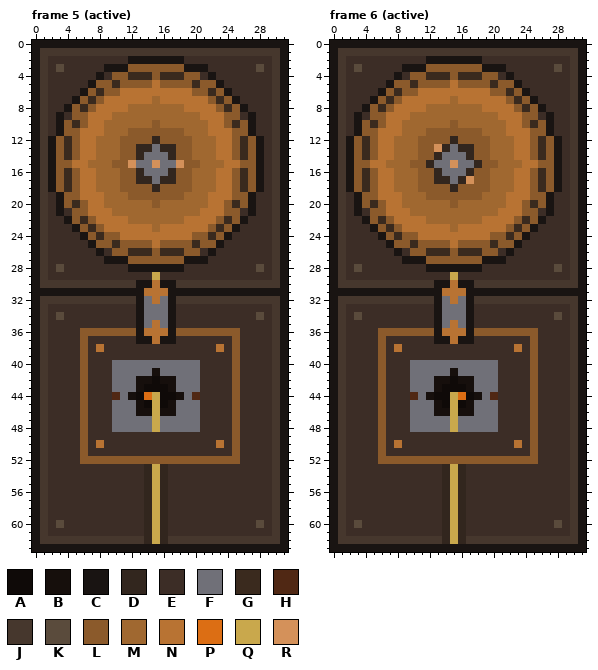
Edited in one commit: pixel-art file (buildings/wire_drawer/sprites/main.aseprite). The picture above is the old version.
32x64 pixels, 10 frames. Shown: frame 5 (active), frame 6 (active). The commit also changed other frames, which this record leaves out.
Visible layers, top first: "top", "base".
Palette (. is transparent): A #0f0a08  B #160f0c  C #191412  D #32261e  E #3c2d26  F #707078  G #3a2a1e  H #502814  J #46372d  K #5a4b3c  L #8b5a2b  M #a06830  N #b87333  P #dc6e14  Q #c9a84c  R #d4915a
Pixels before, frame 5 (active), first column x 0:
 0 CCCCCCCCCCCCCCCCCCCCCCCCCCCCCCCC
 1 CJJJJJJJJJJJJJJJJJJJJJJJJJJJJJJC
 2 CJEEEEEEEEEECCCCCCCEEEEEEEEEEEJC
 3 CJEKEEEEECCCLLLLLLLCCCEEEEEEKEJC
 4 CJEEEEEECELLGGGLGGGLLECEEEEEEEJC
 5 CJEEEEECLLGLLLLNLLLLGLLCEEEEEEJC
 6 CJEEEECLGLLNNNNNNNNNLLGLCEEEEEJC
 7 CJEEECLGLNNNNNNMNNNNNNLGLCEEEEJC
 8 CJEECLGLNNNNMMMMMMMNNNNLGLCEEEJC
 9 CJECELLNNNMMMMMMMMMMMNNNLLECEEJC
10 CJECLGLNNMMMMMMLMMMMMMNNLGLCEEJC
11 CJECLLNNNMMMLLLLLLLMMMNNNLLCEEJC
12 CJCLGLNNMMMLLLLDLLLLMMMNNLGLCEJC
13 CJCLGLNNMMMLLDDFDDLLMMMNNLGLCEJC
14 CJCLGLNNMMMLLDFFFDLLMMMNNLGLCEJC
15 CJCLLNNMMMLLRFFRFFRLLMMMNNLLCEJC
16 CJCLGLNNMMMLLDFFFDLLMMMNNLGLCEJC
17 CJCLGLNNMMMLLDDFDDLLMMMNNLGLCEJC
18 CJCLGLNNMMMLLLLDLLLLMMMNNLGLCEJC
19 CJECLLNNNMMMLLLLLLLMMMNNNLLCEEJC
20 CJECLGLNNMMMMMMLMMMMMMNNLGLCEEJC
21 CJECELLNNNMMMMMMMMMMMNNNLLECEEJC
22 CJEECLGLNNNNMMMMMMMNNNNLGLCEEEJC
23 CJEEECLGLNNNNNNMNNNNNNLGLCEEEEJC
24 CJEEEECLGLLNNNNNNNNNLLGLCEEEEEJC
25 CJEEEEECLLGLLLLNLLLLGLLCEEEEEEJC
26 CJEEEEEECELLGGGLGGGLLECEEEEEEEJC
27 CJEEEEEEECCCLLLLLLLCCCEEEEEEEEJC
28 CJEKEEEEEEEECCCCCCCEEEEEEEEEKEJC
29 CJEEEEEEEEEEEEEQEEEEEEEEEEEEEEJC
30 CJJJJJJJJJJJJCCNCCJJJJJJJJJJJJJC
31 CCCCCCCCCCCCCCNNNCCCCCCCCCCCCCCC
32 CJJJJJJJJJJJJCFNFCJJJJJJJJJJJJJC
33 CJEEEEEEEEEEECFFFCEEEEEEEEEEEEJC
34 CJEKEEEEEEEEECFFFCEEEEEEEEEEKEJC
35 CJEEEEEEEEEEECFNFCEEEEEEEEEEEEJC
36 CJEEEELLLLLLLCNNNCLLLLLLLLEEEEJC
37 CJEEEELEEEEEECCNCCEEEEEEELEEEEJC
38 CJEEEELENEEEEEEEEEEEEEENELEEEEJC
39 CJEEEELEEEEEEEEEEEEEEEEEELEEEEJC
40 CJEEEELEEEFFFFFFFFFFFEEEELEEEEJC
41 CJEEEELEEEFFFFFBFFFFFEEEELEEEEJC
42 CJEEEELEEEFFFBBABBFFFEEEELEEEEJC
43 CJEEEELEEEFFFBAAABFFFEEEELEEEEJC
44 CJEEEELEEEHFBAPQAABFHEEEELEEEEJC
45 CJEEEELEEEFFFBAQABFFFEEEELEEEEJC
46 CJEEEELEEEFFFBBQBBFFFEEEELEEEEJC
47 CJEEEELEEEFFFFFQFFFFFEEEELEEEEJC
48 CJEEEELEEEFFFFFQFFFFFEEEELEEEEJC
49 CJEEEELEEEEEEEEEEEEEEEEEELEEEEJC
50 CJEEEELENEEEEEEEEEEEEEENELEEEEJC
51 CJEEEELEEEEEEEEEEEEEEEEEELEEEEJC
52 CJEEEELLLLLLLLLLLLLLLLLLLLEEEEJC
53 CJEEEEEEEEEEEEDQDEEEEEEEEEEEEEJC
54 CJEEEEEEEEEEEEDQDEEEEEEEEEEEEEJC
55 CJEEEEEEEEEEEEDQDEEEEEEEEEEEEEJC
56 CJEEEEEEEEEEEEDQDEEEEEEEEEEEEEJC
57 CJEEEEEEEEEEEEDQDEEEEEEEEEEEEEJC
58 CJEEEEEEEEEEEEDQDEEEEEEEEEEEEEJC
59 CJEEEEEEEEEEEEDQDEEEEEEEEEEEEEJC
60 CJEKEEEEEEEEEEDQDEEEEEEEEEEEKEJC
61 CJEEEEEEEEEEEEDQDEEEEEEEEEEEEEJC
62 CJJJJJJJJJJJJJDQDJJJJJJJJJJJJJJC
63 CCCCCCCCCCCCCCCCCCCCCCCCCCCCCCCC
Pixels before, frame 6 (active), first column x 0:
 0 CCCCCCCCCCCCCCCCCCCCCCCCCCCCCCCC
 1 CJJJJJJJJJJJJJJJJJJJJJJJJJJJJJJC
 2 CJEEEEEEEEEECCCCCCCEEEEEEEEEEEJC
 3 CJEKEEEEECCCLLLLLLLCCCEEEEEEKEJC
 4 CJEEEEEECELLGGGLGGGLLECEEEEEEEJC
 5 CJEEEEECLLGLLLLNLLLLGLLCEEEEEEJC
 6 CJEEEECLGLLNNNNNNNNNLLGLCEEEEEJC
 7 CJEEECLGLNNNNNNMNNNNNNLGLCEEEEJC
 8 CJEECLGLNNNNMMMMMMMNNNNLGLCEEEJC
 9 CJECELLNNNMMMMMMMMMMMNNNLLECEEJC
10 CJECLGLNNMMMMMMLMMMMMMNNLGLCEEJC
11 CJECLLNNNMMMLLLLLLLMMMNNNLLCEEJC
12 CJCLGLNNMMMLLLLDLLLLMMMNNLGLCEJC
13 CJCLGLNNMMMLLRDFDDLLMMMNNLGLCEJC
14 CJCLGLNNMMMLLDFFFDLLMMMNNLGLCEJC
15 CJCLLNNMMMLLDFFRFFDLLMMMNNLLCEJC
16 CJCLGLNNMMMLLDFFFDLLMMMNNLGLCEJC
17 CJCLGLNNMMMLLDDFDRLLMMMNNLGLCEJC
18 CJCLGLNNMMMLLLLDLLLLMMMNNLGLCEJC
19 CJECLLNNNMMMLLLLLLLMMMNNNLLCEEJC
20 CJECLGLNNMMMMMMLMMMMMMNNLGLCEEJC
21 CJECELLNNNMMMMMMMMMMMNNNLLECEEJC
22 CJEECLGLNNNNMMMMMMMNNNNLGLCEEEJC
23 CJEEECLGLNNNNNNMNNNNNNLGLCEEEEJC
24 CJEEEECLGLLNNNNNNNNNLLGLCEEEEEJC
25 CJEEEEECLLGLLLLNLLLLGLLCEEEEEEJC
26 CJEEEEEECELLGGGLGGGLLECEEEEEEEJC
27 CJEEEEEEECCCLLLLLLLCCCEEEEEEEEJC
28 CJEKEEEEEEEECCCCCCCEEEEEEEEEKEJC
29 CJEEEEEEEEEEEEEQEEEEEEEEEEEEEEJC
30 CJJJJJJJJJJJJCCNCCJJJJJJJJJJJJJC
31 CCCCCCCCCCCCCCNNNCCCCCCCCCCCCCCC
32 CJJJJJJJJJJJJCFNFCJJJJJJJJJJJJJC
33 CJEEEEEEEEEEECFFFCEEEEEEEEEEEEJC
34 CJEKEEEEEEEEECFFFCEEEEEEEEEEKEJC
35 CJEEEEEEEEEEECFNFCEEEEEEEEEEEEJC
36 CJEEEELLLLLLLCNNNCLLLLLLLLEEEEJC
37 CJEEEELEEEEEECCNCCEEEEEEELEEEEJC
38 CJEEEELENEEEEEEEEEEEEEENELEEEEJC
39 CJEEEELEEEEEEEEEEEEEEEEEELEEEEJC
40 CJEEEELEEEFFFFFFFFFFFEEEELEEEEJC
41 CJEEEELEEEFFFFFBFFFFFEEEELEEEEJC
42 CJEEEELEEEFFFBBABBFFFEEEELEEEEJC
43 CJEEEELEEEFFFBAAABFFFEEEELEEEEJC
44 CJEEEELEEEHFBAAQPABFHEEEELEEEEJC
45 CJEEEELEEEFFFBAQABFFFEEEELEEEEJC
46 CJEEEELEEEFFFBBQBBFFFEEEELEEEEJC
47 CJEEEELEEEFFFFFQFFFFFEEEELEEEEJC
48 CJEEEELEEEFFFFFQFFFFFEEEELEEEEJC
49 CJEEEELEEEEEEEEEEEEEEEEEELEEEEJC
50 CJEEEELENEEEEEEEEEEEEEENELEEEEJC
51 CJEEEELEEEEEEEEEEEEEEEEEELEEEEJC
52 CJEEEELLLLLLLLLLLLLLLLLLLLEEEEJC
53 CJEEEEEEEEEEEEDQDEEEEEEEEEEEEEJC
54 CJEEEEEEEEEEEEDQDEEEEEEEEEEEEEJC
55 CJEEEEEEEEEEEEDQDEEEEEEEEEEEEEJC
56 CJEEEEEEEEEEEEDQDEEEEEEEEEEEEEJC
57 CJEEEEEEEEEEEEDQDEEEEEEEEEEEEEJC
58 CJEEEEEEEEEEEEDQDEEEEEEEEEEEEEJC
59 CJEEEEEEEEEEEEDQDEEEEEEEEEEEEEJC
60 CJEKEEEEEEEEEEDQDEEEEEEEEEEEKEJC
61 CJEEEEEEEEEEEEDQDEEEEEEEEEEEEEJC
62 CJJJJJJJJJJJJJDQDJJJJJJJJJJJJJJC
63 CCCCCCCCCCCCCCCCCCCCCCCCCCCCCCCC
New version:
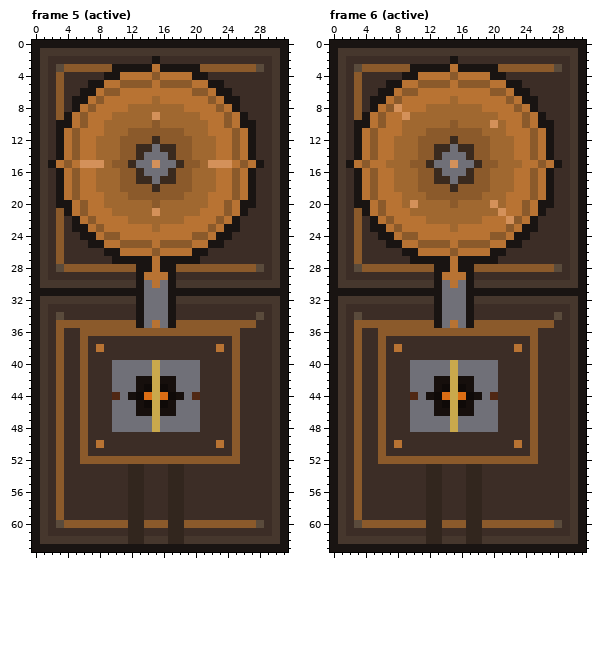
Changes in this commit:
Changed rows in their new state; - is an unchanged pixel.
Frame 5 (active), layers "top", "base":
first column x 2:
 2 ----------EEE-EEE----------
 3 --LLLLLL--CCCNCCC--LLLLLLL-
 4 -L----ECCNNNN-NNNNCCE------
 5 -L----CNN---------NNC------
 6 -L---CN-------------NC-----
 7 -L--CN---------------NC----
 8 -LECN-----------------NCE--
 9 -LCN---------R---------NCE-
10 --CN-------------------NC--
11 --N---------------------N--
12 ECN----------G----------NCE
13 ECN--------GG-GG--------NCE
14 ECN--------G---G--------NCE
15 -N--RRR---G-----G---RRR--N-
16 ECN--------G---G--------NCE
17 ECN--------GG-GG--------NCE
18 ECN----------G----------NCE
19 --N---------------------N--
20 --CN-------------------NC--
21 -LCN---------R---------NCE-
22 -LECN-----------------NCE--
23 -L--CN---------------NC----
24 -L---CN-------------NC-----
25 -L----CNN---------NNC------
26 -L----ECCNNNN-NNNNCCE------
27 -L-----E--CCCNCCC--E-------
28 --LLLLLLLLL--N--LLLLLLLLLL-
29 -----------CNNNC-----------
30 ------------F-F------------
31 ------------FFF------------
32 -------------F-------------
35 -LLLLLLLLLL-----LLLLLLLLLL-
36 -L---------LLLLL-----------
37 -L---------EEEEE-----------
38 -L-------------------------
39 -L-------------------------
40 -L-----------Q-------------
41 -L-----------Q-------------
42 -L-----------Q-------------
43 -L-----------Q-------------
44 -L------------P------------
45 -L-------------------------
46 -L-------------------------
47 -L-------------------------
48 -L-------------------------
49 -L-------------------------
50 -L-------------------------
51 -L-------------------------
52 -L-------------------------
53 -L--------DDEEEDD----------
54 -L--------DDEEEDD----------
55 -L--------DDEEEDD----------
56 -L--------DDEEEDD----------
57 -L--------DDEEEDD----------
58 -L--------DDEEEDD----------
59 -L--------DDEEEDD----------
60 --LLLLLLLLDDLLLDDLLLLLLLLL-
61 ----------DDEEEDD----------
62 ----------DDJJJDD----------
Frame 6 (active), layers "top", "base":
first column x 2:
 2 ----------EEE-EEE----------
 3 --LLLLLL--CCCNCCC--LLLLLLL-
 4 -L----ECCNNNN-NNNNCCE------
 5 -L----CNN---------NNC------
 6 -L---CN-------------NC-----
 7 -L--CN---------------NC----
 8 -LECN-R---------------NCE--
 9 -LCN---R---------------NCE-
10 --CN--------------R----NC--
11 --N---------------------N--
12 ECN----------G----------NCE
13 ECN--------GG-GG--------NCE
14 ECN--------G---G--------NCE
15 -N--------G-----G--------N-
16 ECN--------G---G--------NCE
17 ECN--------GG-GG--------NCE
18 ECN----------G----------NCE
19 --N---------------------N--
20 --CN----R---------R----NC--
21 -LCN---------------R---NCE-
22 -LECN---------------R-NCE--
23 -L--CN---------------NC----
24 -L---CN-------------NC-----
25 -L----CNN---------NNC------
26 -L----ECCNNNN-NNNNCCE------
27 -L-----E--CCCNCCC--E-------
28 --LLLLLLLLL--N--LLLLLLLLLL-
29 -----------CNNNC-----------
30 ------------F-F------------
31 ------------FFF------------
32 -------------F-------------
35 -LLLLLLLLLL-----LLLLLLLLLL-
36 -L---------LLLLL-----------
37 -L---------EEEEE-----------
38 -L-------------------------
39 -L-------------------------
40 -L-----------Q-------------
41 -L-----------Q-------------
42 -L-----------Q-------------
43 -L-----------Q-------------
44 -L----------P--------------
45 -L-------------------------
46 -L-------------------------
47 -L-------------------------
48 -L-------------------------
49 -L-------------------------
50 -L-------------------------
51 -L-------------------------
52 -L-------------------------
53 -L--------DDEEEDD----------
54 -L--------DDEEEDD----------
55 -L--------DDEEEDD----------
56 -L--------DDEEEDD----------
57 -L--------DDEEEDD----------
58 -L--------DDEEEDD----------
59 -L--------DDEEEDD----------
60 --LLLLLLLLDDLLLDDLLLLLLLLL-
61 ----------DDEEEDD----------
62 ----------DDJJJDD----------
